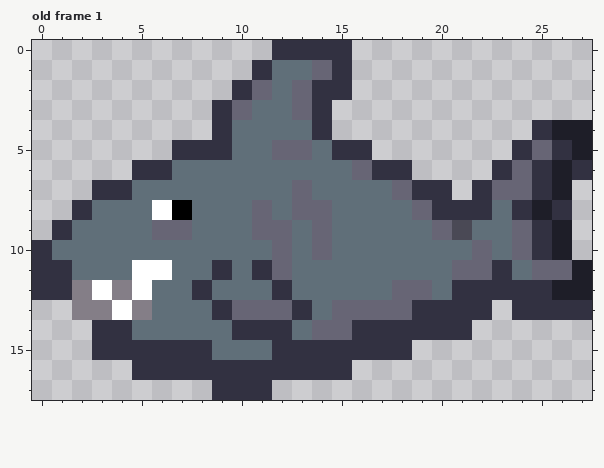
Animated GIF sprite, stored at textures/shark.gif. The picture above is the old version.
The file is 280x180 pixels, drawn in blocks of 10x10; one block is one cell here. Colours within 5 levels of each other are drawn and written as one. Shown: old frame 1. The commit also changed other frames, which this record leaves out.
The same view after the edit:
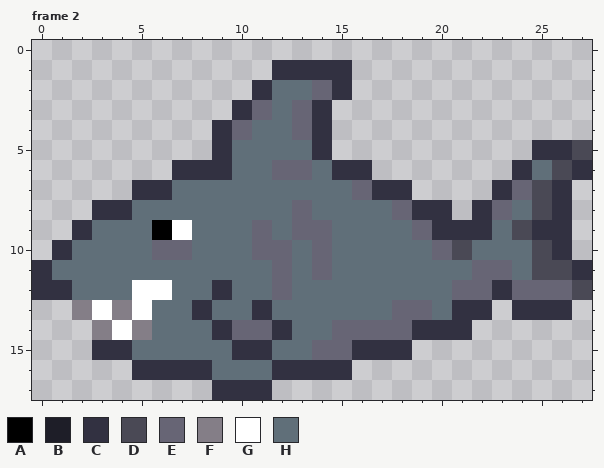
Palette (. is transparent): A #000000  B #1e1e28  C #323141  D #4a4955  E #676575  F #847e87  G #ffffff  H #606f79
A new or re-ordered frame is compared with the old frame closest to it.
What changed:
frames 1 -> 8
Frame 2 is new; against old frame 1:
Colour E becomes colour A in row 9 at x 6.
Colour B becomes colour C in row 7 at x 26; in rows 9 to 10 at x 26; in row 11 at x 27.
Colour D becomes colour C in row 9 at x 21.
Colour E becomes colour C in row 1 at x 14; in row 2 at x 11; in row 3 at x 10; in row 5 at x 25; in row 6 at x 16 and 24; in row 7 at x 18 and 23.
Colour E becomes colour C in row 8 at x 19; in row 9 at x 20; in row 13 at x 11.
Colour H becomes colour C in row 1 at x 12 to 13; in row 5 at x 14; in row 6 at x 7 to 9 and 15; in row 7 at x 5 to 6 and 17; in row 8 at x 3 to 4; in row 9 at x 2 and 22.
Colour H becomes colour C in row 10 at x 1; in row 12 at x 9; in row 13 at x 8; in row 14 at x 9; in row 15 at x 10 to 11.
Colour B becomes colour D in row 5 at x 27; in row 6 at x 26; in row 8 at x 25; in row 12 at x 27.
Colour C becomes colour D in row 7 at x 25; in row 10 at x 25.
Colour E becomes colour D in row 9 at x 24; in row 11 at x 25 to 26.
Colour H becomes colour D in row 10 at x 21.
Colour B becomes colour E in row 12 at x 26.
Colour C becomes colour E in row 2 at x 14; in row 11 at x 23; in row 12 at x 12, 21 to 22 and 24 to 25; in row 13 at x 19; in row 14 at x 10 to 11 and 16 to 18; in row 15 at x 14 to 15.
Colour H becomes colour E in row 3 at x 11; in row 4 at x 10 and 13; in row 6 at x 12 to 13; in row 7 at x 16; in row 8 at x 18 and 23; in row 9 at x 13 and 19.
Colour H becomes colour E in row 10 at x 6 to 7, 11 and 20; in row 11 at x 14.
Colour C becomes colour F in row 14 at x 3.
Colour G becomes colour F in row 13 at x 4.
Colour H becomes colour F in row 14 at x 5.
Colour C becomes colour G in row 14 at x 4.
Colour E becomes colour G in row 9 at x 7.
Colour F becomes colour G in row 13 at x 3 and 5.
Colour H becomes colour G in row 12 at x 6.
Colour A becomes colour H in row 8 at x 7.
Colour C becomes colour H in row 6 at x 25; in row 8 at x 24; in row 11 at x 1, 9 and 11; in row 12 at x 8; in row 13 at x 9, 13 and 20; in row 15 at x 5 to 8 and 12 to 13.
Colour C becomes colour H in row 16 at x 9 to 11.
Colour E becomes colour H in row 2 at x 13; in row 5 at x 12 to 13; in row 7 at x 13; in row 8 at x 11 and 14; in row 9 at x 12; in row 10 at x 22 and 24.
Colour E becomes colour H in row 11 at x 21; in row 12 at x 18 to 19; in row 13 at x 10, 12 and 15 to 17; in row 14 at x 14.
Colour F becomes colour H in row 12 at x 2 and 4.
Colour G becomes colour H in row 8 at x 6; in row 11 at x 5 to 6; in row 12 at x 3.
Colour B is gone in row 4 at x 26 to 27.
Colour C is gone in row 0 at x 12 to 15; in row 1 at x 11; in row 2 at x 10; in row 3 at x 9; in row 4 at x 25; in row 5 at x 7 to 8, 15 to 16 and 24.
Colour C is gone in row 6 at x 5 to 6, 17 to 18 and 23; in row 7 at x 3 to 4, 19 to 20 and 22; in row 8 at x 2 and 21; in row 9 at x 1; in row 10 at x 0; in row 13 at x 27.
Boxes around the changes in both pictures, in picture pixels (x1, y1, x2, y2):
changed: (32, 40, 592, 380)
